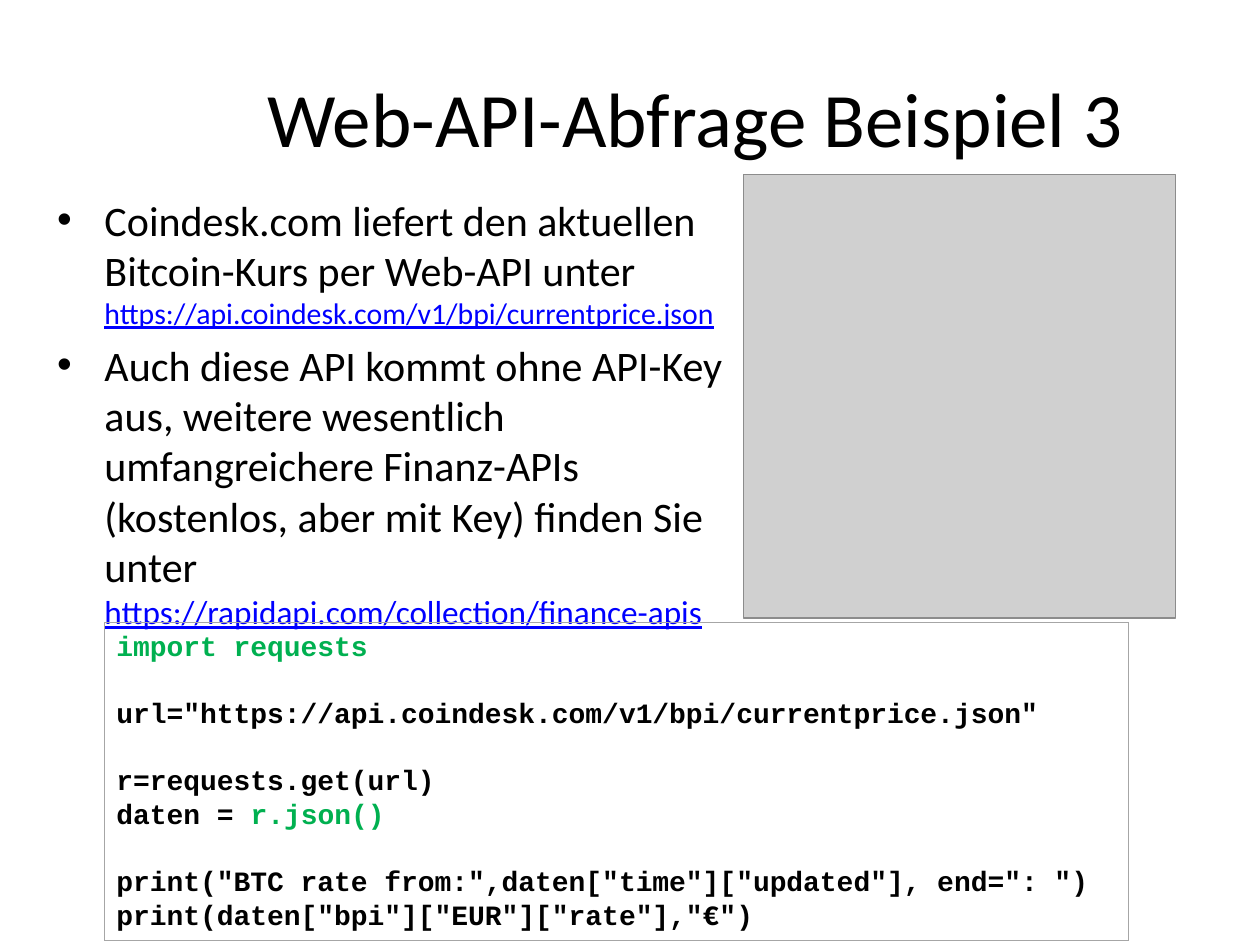
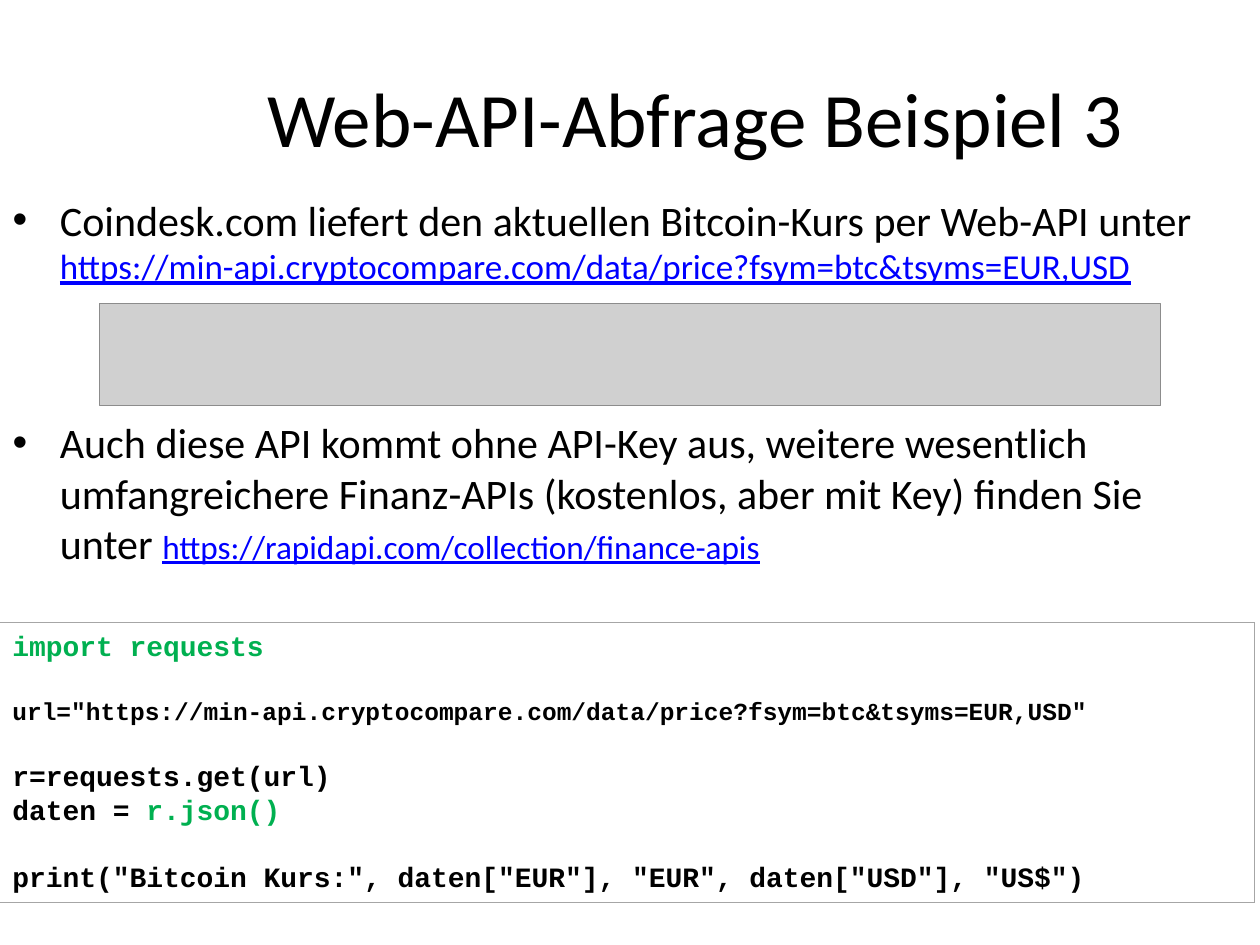
Before and after one commit to MickyRoth/Presentations, a slide deck: slide 78 of Python3 Fachinformatiker.pptx. Drawn at 1260x945 pixels with LibreOffice and Linux fonts; fonts in the diff are those of the drawing; grey boxes stand for pictures; background and template pictures are left out. Boxes give left, top, right and bottom in pixels: in the first picture for what was removed or moved away, otherwise in the second. Text is boxed around its words. In the diff, an @@ line names an element or a change of style, - is before the commit and + after.

```diff
--- a/Python3 Fachinformatiker.pptx
+++ b/Python3 Fachinformatiker.pptx
@@ picture removed at [743, 175, 1176, 619] @@
@@ text "Coindesk.com liefert den aktuellen Bitcoin-Kurs ...": place and size @@
-text "Coindesk.com liefert den aktuellen Bitcoin-Kurs ..." at [104, 206, 722, 633]
+text "Coindesk.com liefert den aktuellen Bitcoin-Kurs ..." at [60, 206, 1191, 565]
@@ text at [60, 206, 1191, 285]: text changed; size 24 to 20 pt; text colour #000000 to #0000FF @@
-• Coindesk.com liefert den aktuellen Bitcoin-Kurs per Web-API unter
-  https://api.coindesk.com/v1/bpi/currentprice.json
+• Coindesk.com liefert den aktuellen Bitcoin-Kurs per Web-API unter
+  https://min-api.cryptocompare.com/data/price?fsym=btc&tsyms=EUR,USD
@@ picture added at [100, 304, 1160, 406] @@
@@ rectangle "import requests": place and size @@
-rectangle "import requests" at [105, 622, 1129, 940]
+rectangle "import requests" at [0, 622, 1254, 902]
@@ text in rectangle at [12, 702, 1086, 725]: text changed; size 16 to 14 pt @@
-url="https://api.coindesk.com/v1/bpi/currentprice.json"
+url="https://min-api.cryptocompare.com/data/price?fsym=btc&tsyms=EUR,USD"
@@ text in rectangle at [12, 867, 1085, 893]: text changed @@
-print("BTC rate from:",daten["time"]["updated"], end=": ")
-print(daten["bpi"]["EUR"]["rate"],"€")
+print("Bitcoin Kurs:", daten["EUR"], "EUR", daten["USD"], "US$")
```
Also in this commit, not shown: 2 other slides changed, 1 other file.
